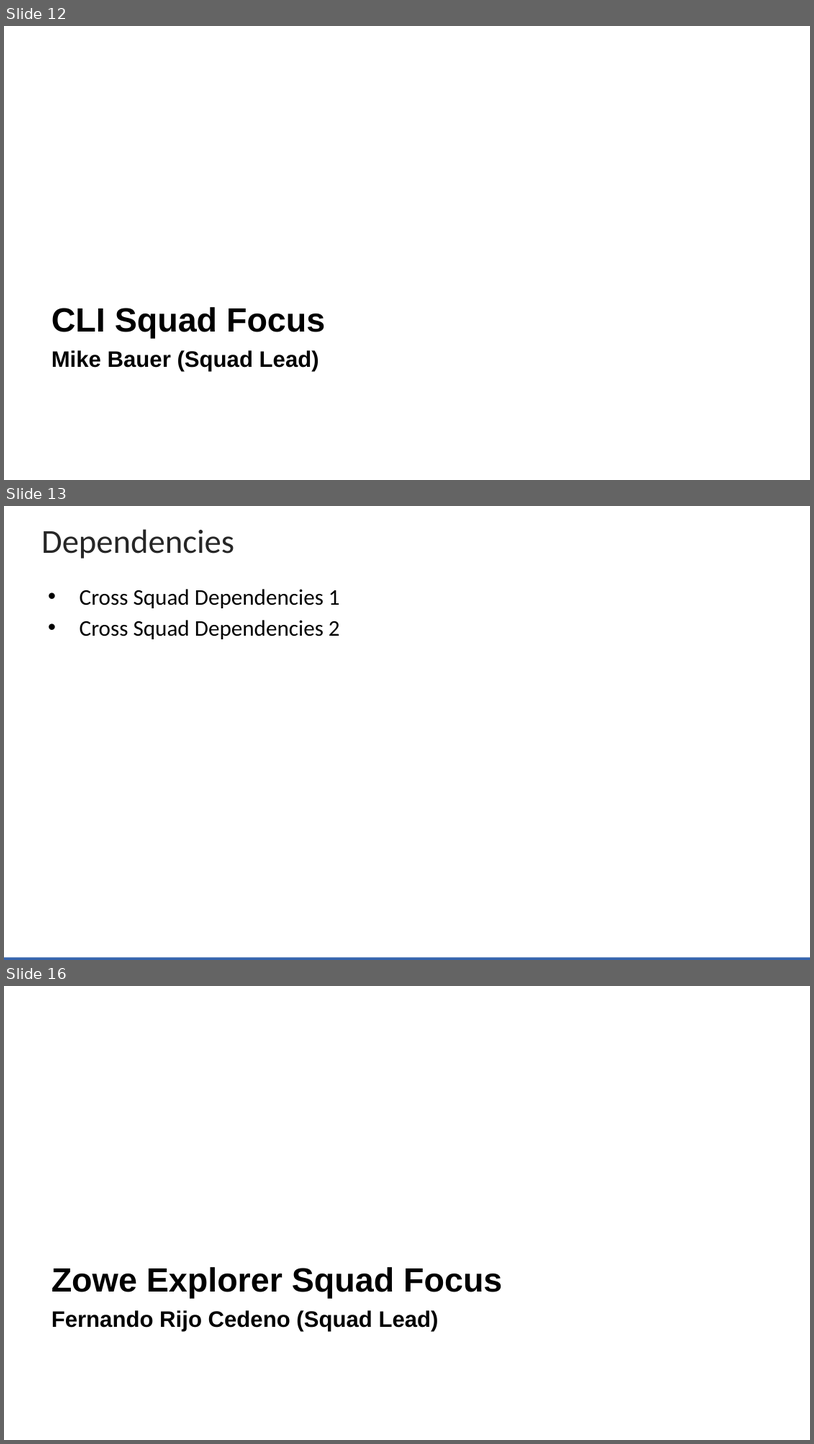
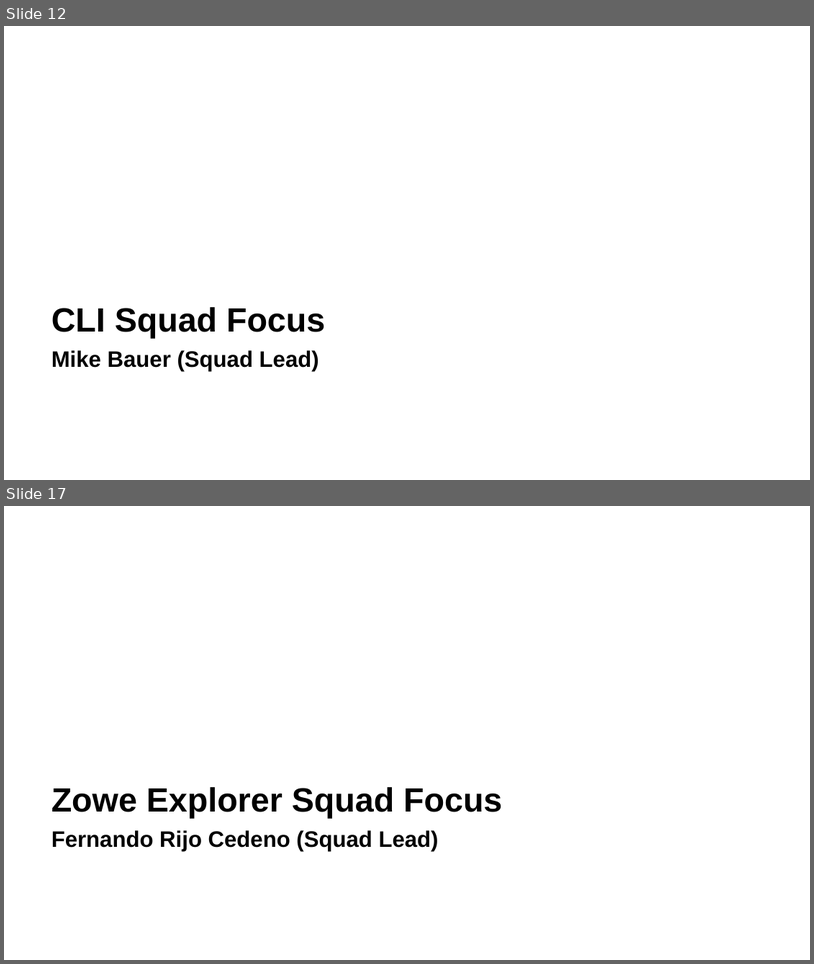
Before and after one commit to zowe/community, a slide deck: Project Management/20PI3 Planning/Zowe Community Squad Focus for 20PI3.pptx. Shown one above the other, each under a label of ours: slides 12, 13 and 16 before the commit, slides 12 and 17 after it; the slides between them are not shown. The pictures are 814x1444 and 814x964 pixels, drawn with LibreOffice and Linux fonts; fonts in the diff are those of the drawing; background and template pictures are left out. Boxes give left, top, right and bottom in pixels: in the first picture for what was removed or moved away, otherwise in the second. Text is boxed around its words. In the diff, an @@ line names an element or a change of style, - is before the commit and + after.

```diff
--- a/Project Management/20PI3 Planning/Zowe Community Squad Focus for 20PI3.pptx
+++ b/Project Management/20PI3 Planning/Zowe Community Squad Focus for 20PI3.pptx
@@ slide 13 removed at (x1=4, y1=506, x2=810, y2=960), background #FFFFFF @@
@@ title removed at (x1=41, y1=529, x2=234, y2=559) @@
-Dependencies
@@ text removed at (x1=80, y1=589, x2=340, y2=639) @@
-• Cross Squad Dependencies 1
-• Cross Squad Dependencies 2
@@ rectangle removed at (x1=4, y1=957, x2=810, y2=960) @@
@@ what was slide 16 is now slide 17 @@
```
Also in this commit, not shown: 2 slides changed, 2 slides added.
